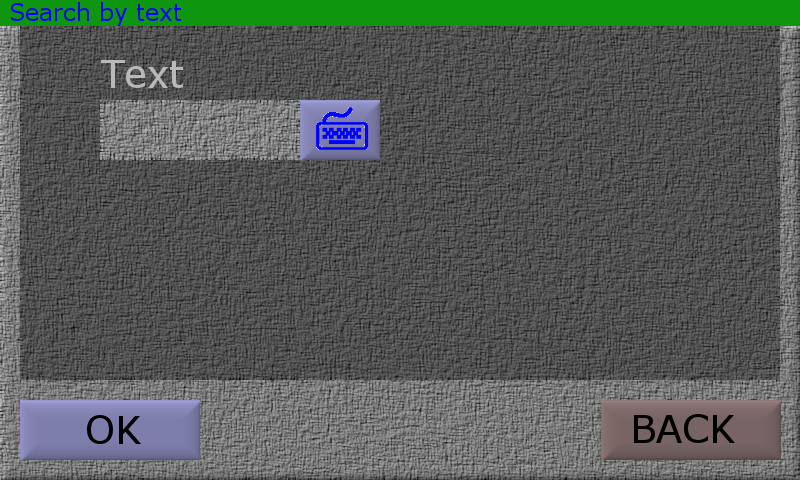
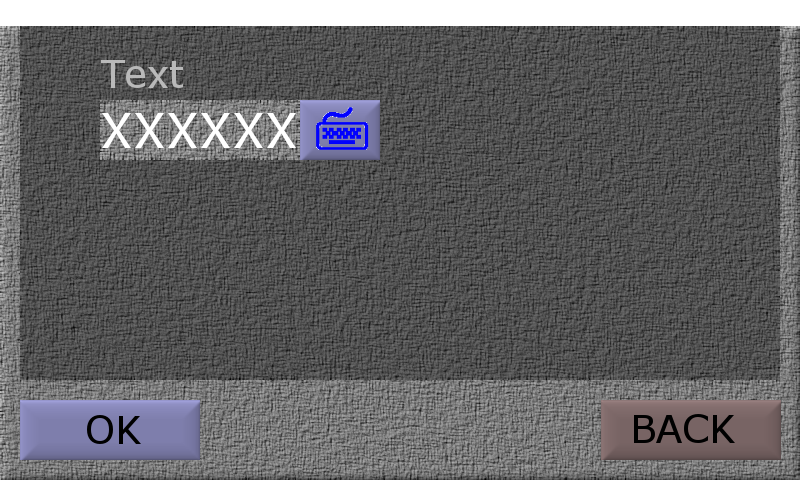
Layered file, before and after one edit (800 x 480). Changes by layer:
removed group "texts" (4 layers) over [11, 2, 735, 148]
moved "Search by text" into group "Header", painted on it over [11, 2, 181, 26]
moved "header" into group "Header", painted on it over [0, 0, 800, 26]
hid group "Miscellaneous" (10 layers) over [0, 0, 800, 148]
added layer "textValue" above "okText" over [102, 113, 296, 148]
